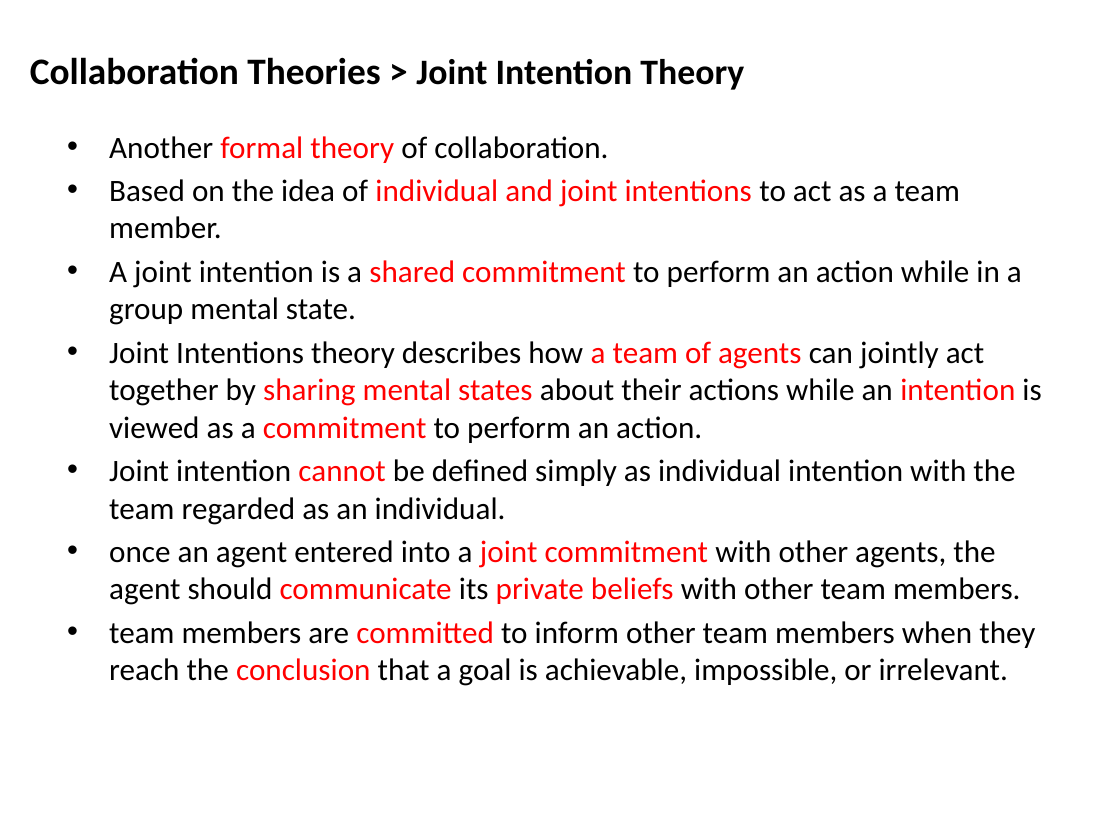
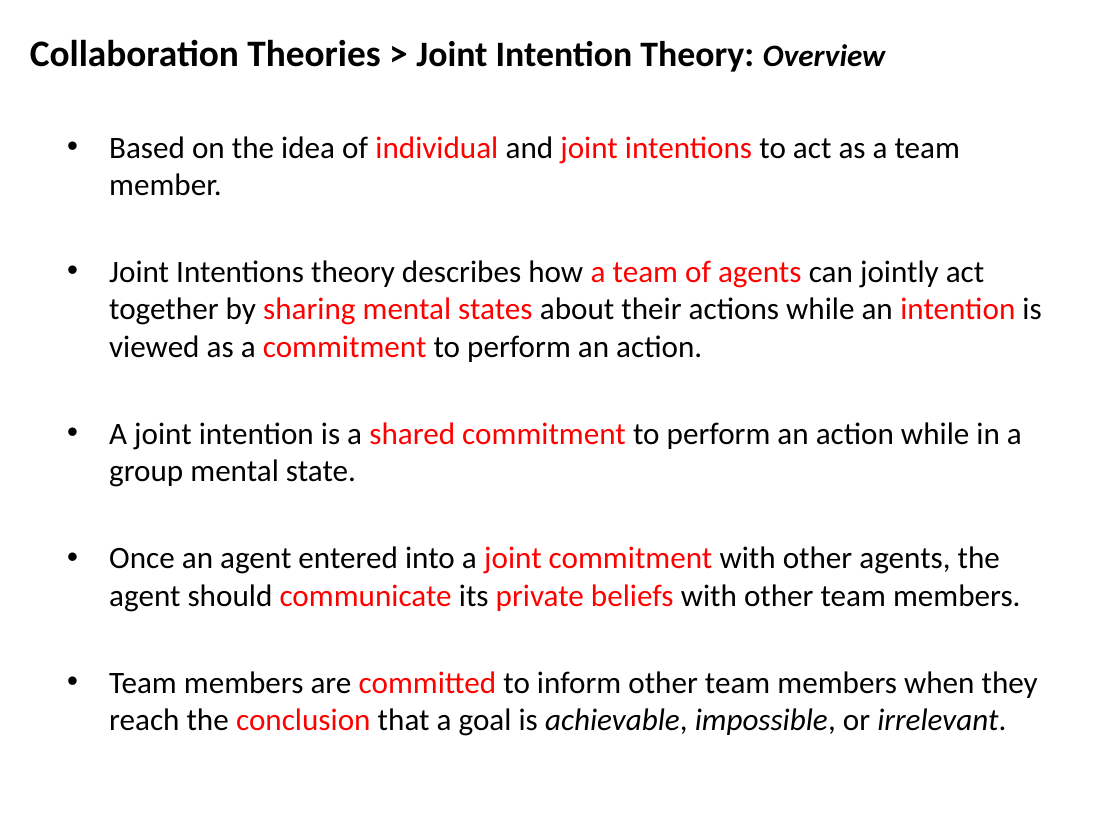
Before and after one commit to mshayganfar/CompExam1, a slide deck: slide 6 of presentation/PhD-comprehensive-exam-2.pptx. Drawn at 1120x840 pixels with LibreOffice and Linux fonts; fonts in the diff are those of the drawing. Boxes give left, top, right and bottom in pixels: in the first picture for what was removed or moved away, otherwise in the second. Text is boxed around its words. In the diff, an @@ line names an element or a change of style, - is before the commit and + after.

```diff
--- a/presentation/PhD-comprehensive-exam-2.pptx
+++ b/presentation/PhD-comprehensive-exam-2.pptx
@@ text at (30,39,885,72): text changed @@
-Collaboration Theories > Joint Intention Theory
+Collaboration Theories > Joint Intention Theory: Overview
@@ text at (109,136,608,163): paragraph removed @@
-• Another formal theory of collaboration.
@@ text at (109,136,960,196): text colour #FF0000 to #000000 in "and" @@
@@ text at (109,260,1041,362): paragraph added @@
+• Joint Intentions theory describes how a team of agents can jointly act together by sharing mental states about their actions while an intention is viewed as a commitment to perform an action.
@@ text at (109,546,1038,736): text changed @@
-• Joint Intentions theory describes how a team of agents can jointly act together by sharing mental states about their actions while an intention is viewed as a commitment to perform an action.
-• Joint intention cannot be defined simply as individual intention with the team regarded as an individual.
-• once an agent entered into a joint commitment with other agents, the agent should communicate its private beliefs with other team members.
-• team members are committed to inform other team members when they reach the conclusion that a goal is achievable, impossible, or irrelevant.
+• Once an agent entered into a joint commitment with other agents, the agent should communicate its private beliefs with other team members.
+• Team members are committed to inform other team members when they reach the conclusion that a goal is achievable, impossible, or irrelevant.
```
Also in this commit, not shown: 7 other slides changed, 1 slide removed.
